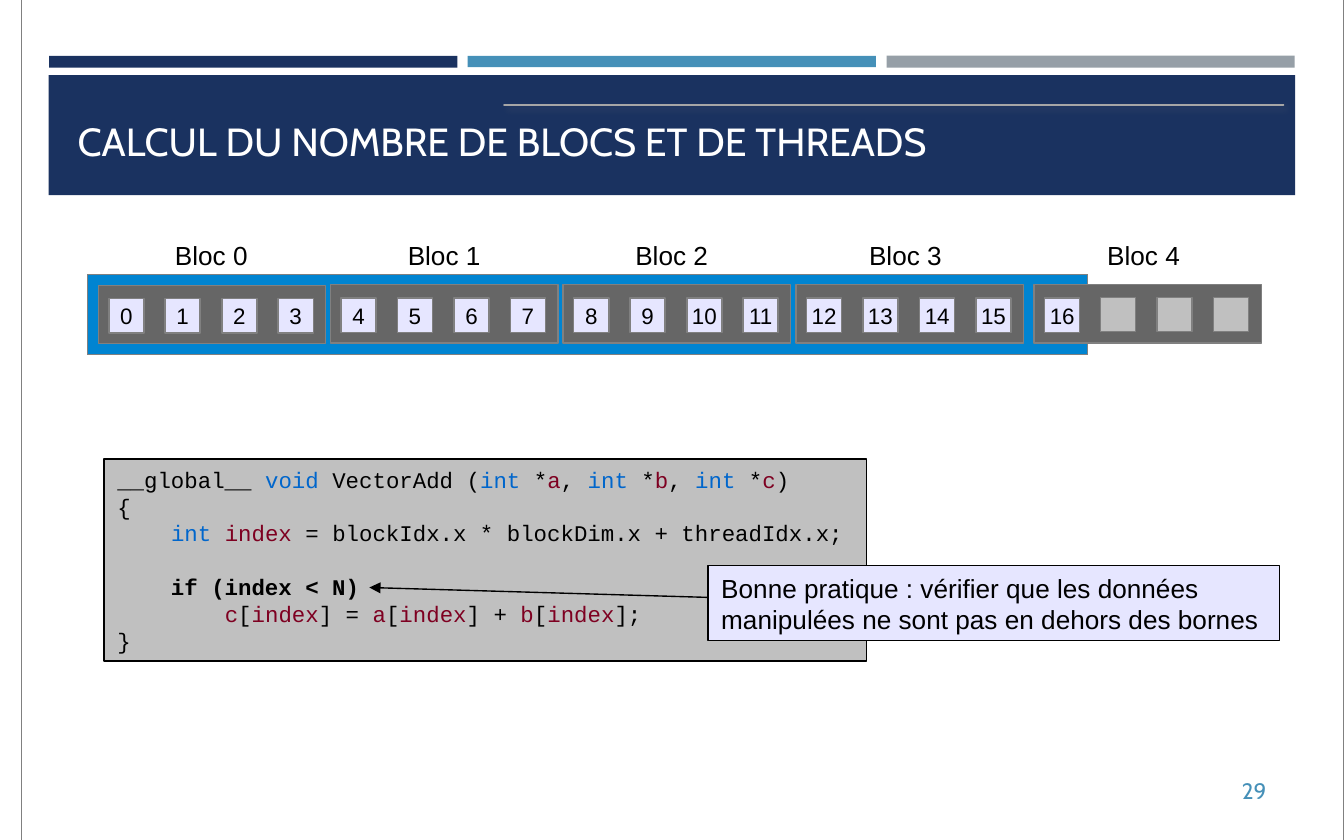
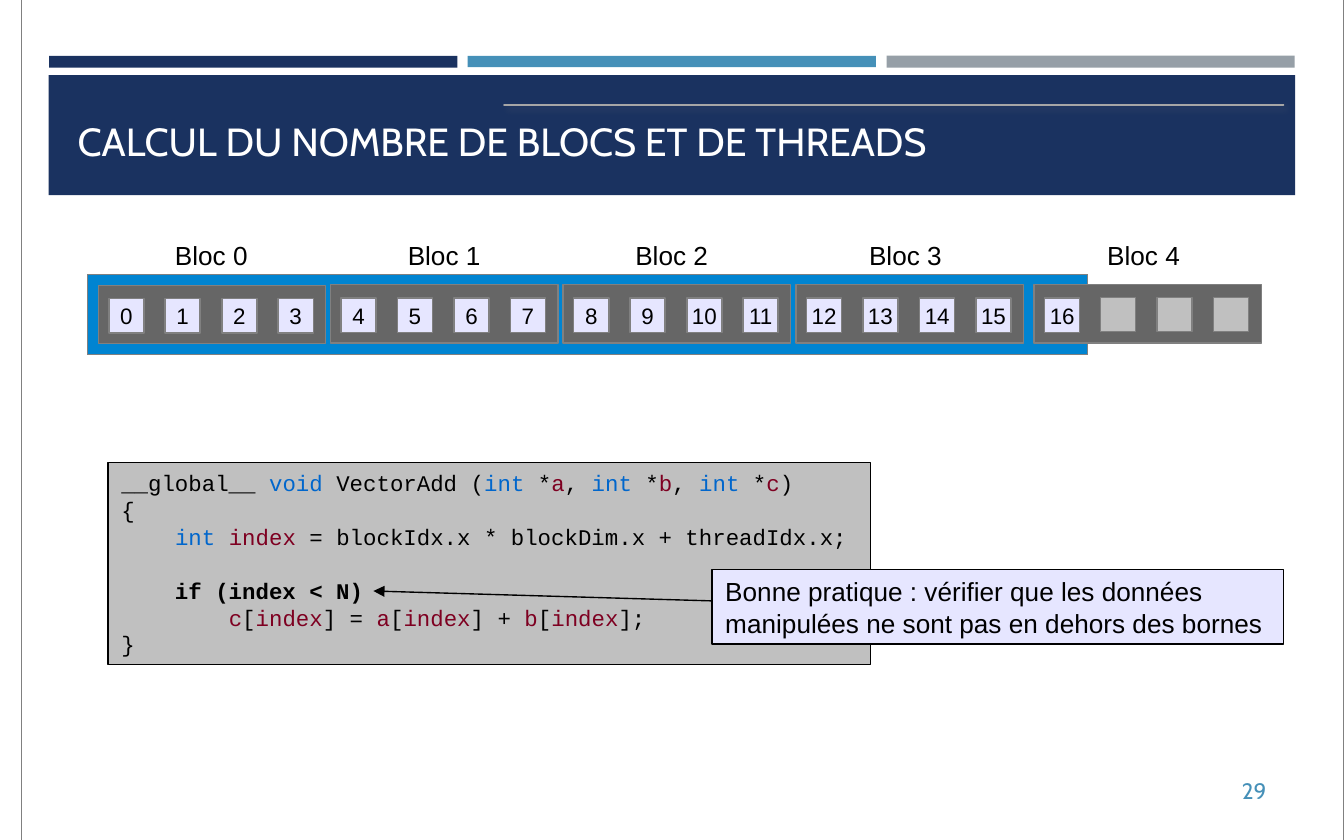
Before and after one commit to franckginguene/hpc_formation_scalian, a slide deck: slide 29 of Diapos/HPC_CUDA.pptx. Drawn at 1344x840 pixels with LibreOffice and Linux fonts; fonts in the diff are those of the drawing. Boxes give left, top, right and bottom in pixels: in the first picture for what was removed or moved away, otherwise in the second. Text is boxed around its words. In the diff, an @@ line names an element or a change of style, - is before the commit and + after.

```diff
--- a/Diapos/HPC_CUDA.pptx
+++ b/Diapos/HPC_CUDA.pptx
@@ freeform shape "__global__ void VectorAdd (int *a, ...": place and size @@
-freeform shape "__global__ void VectorAdd (int *a, ..." at [103,460,866,661]
+freeform shape "__global__ void VectorAdd (int *a, ..." at [108,462,870,664]
@@ arrow moved from (708, 597) - (370, 587) to (712, 601) - (374, 591) @@
@@ freeform shape "Bonne pratique : vérifier que ...": place and size @@
-freeform shape "Bonne pratique : vérifier que ..." at [708,566,1279,641]
+freeform shape "Bonne pratique : vérifier que ..." at [712,570,1284,645]
```
Also in this commit, not shown: 3 other slides changed.
